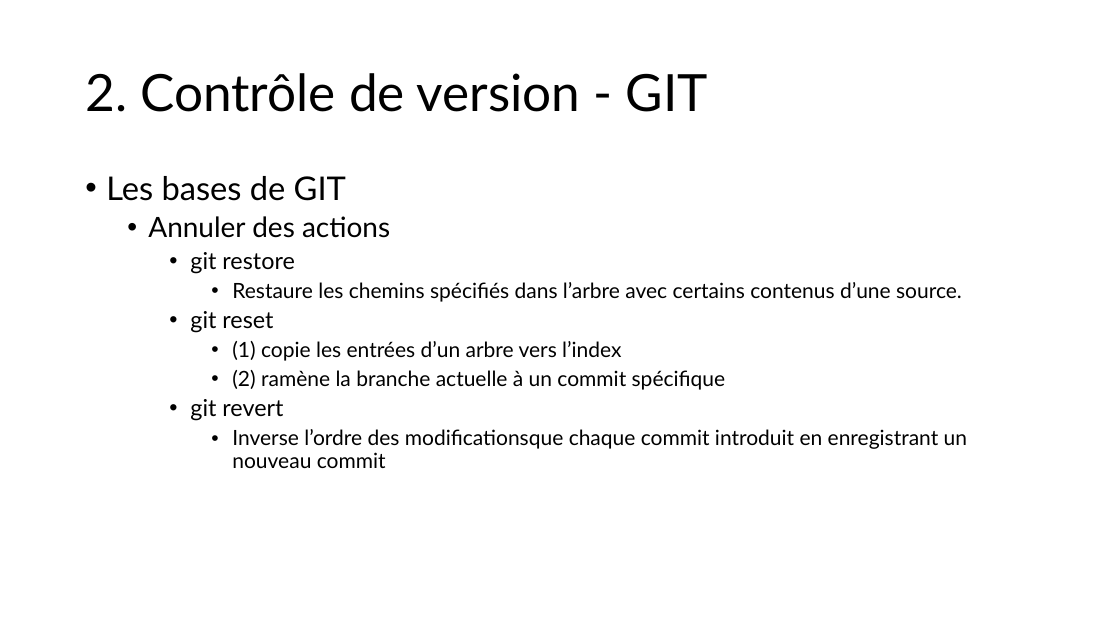
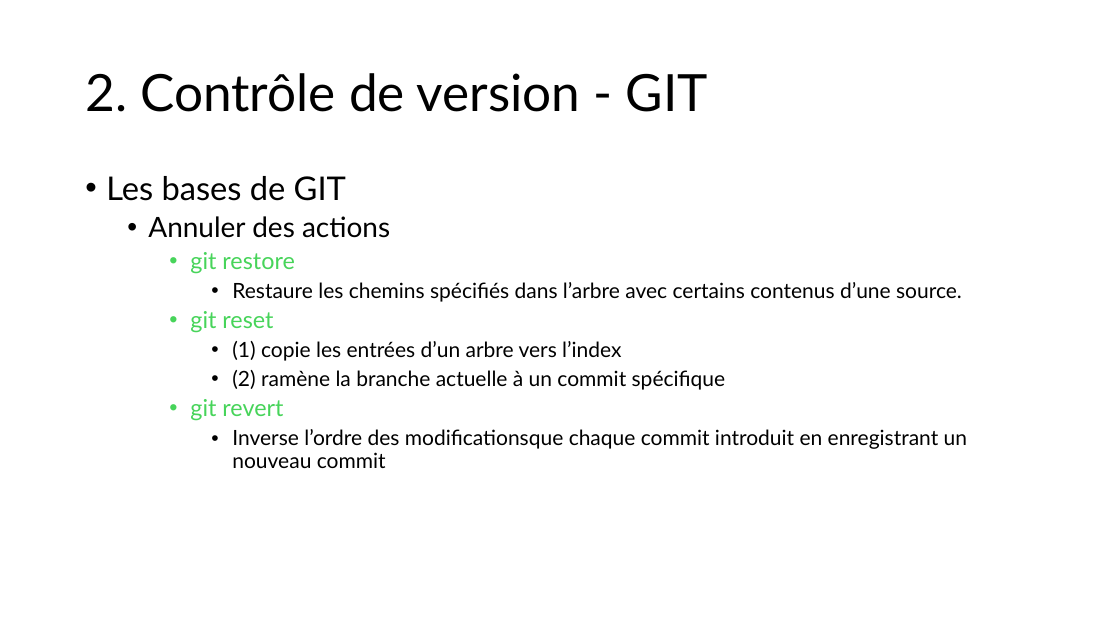
Before and after one commit to LJKhnor/Chapitre-4, a slide deck: slide 25 of Chapitre 4.pptx. Drawn at 1120x630 pixels with LibreOffice and Linux fonts; fonts in the diff are those of the drawing. Boxes give left, top, right and bottom in pixels: in the first picture for what was removed or moved away, otherwise in the second. Text is boxed around its words. In the diff, an @@ line names an element or a change of style, - is before the commit and + after.

```diff
--- a/Chapitre 4.pptx
+++ b/Chapitre 4.pptx
@@ text at (190,252,294,421): text colour #000000 to #47D45A in "git restore", "git reset", "git revert" @@
```
Also in this commit, not shown: 2 other slides changed.
